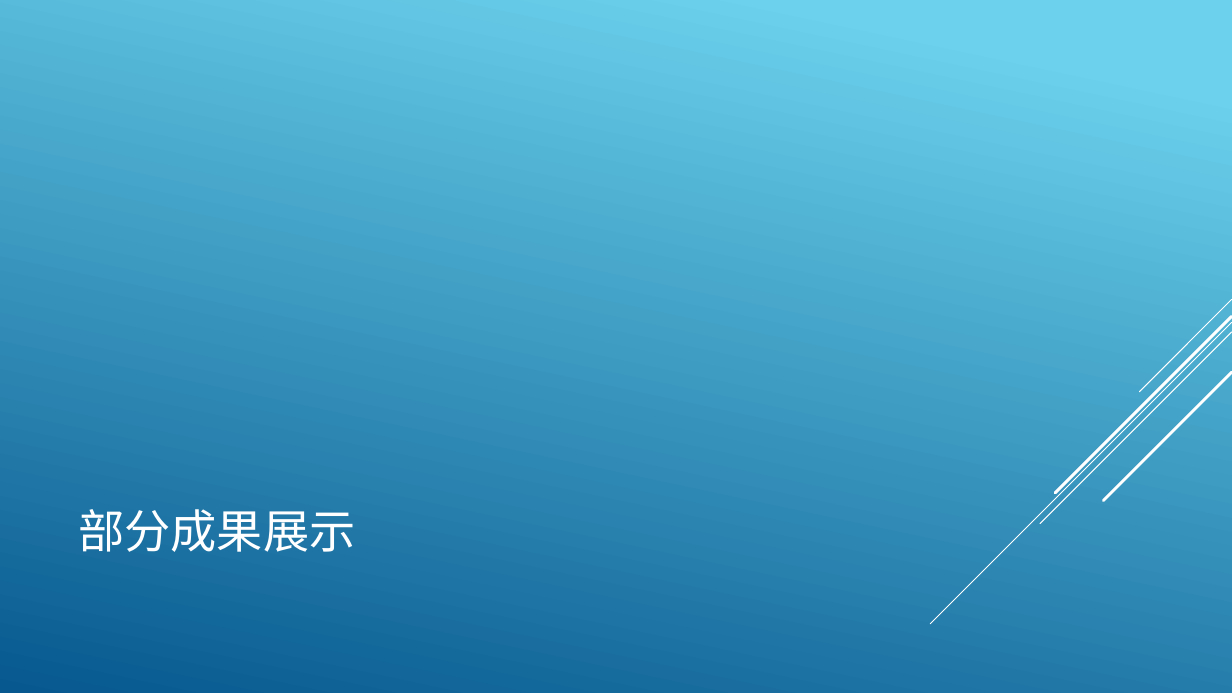
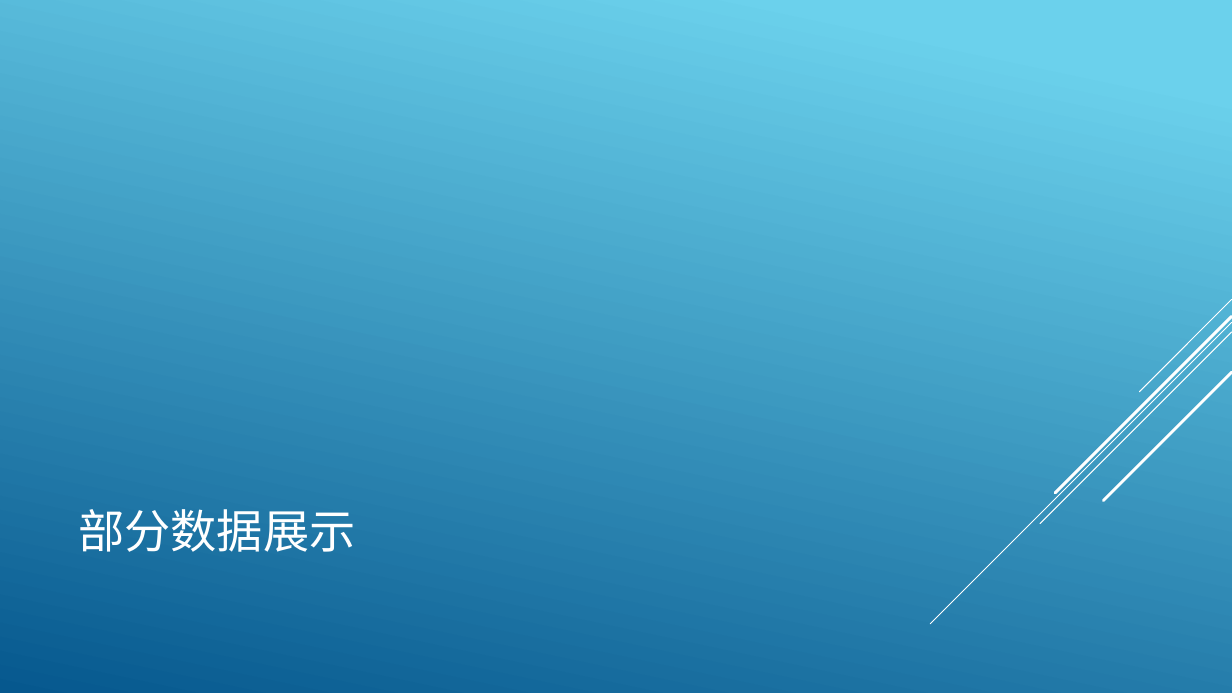
Before and after one commit to charismafight/wangpan, a slide deck: slide 13 of 研发部2018年年度总结.pptx (slide 8 before the commit). Drawn at 1232x693 pixels with LibreOffice and Linux fonts; fonts in the diff are those of the drawing. Boxes give left, top, right and bottom in pixels: in the first picture for what was removed or moved away, otherwise in the second. Text is boxed around its words. In the diff, an @@ line names an element or a change of style, - is before the commit and + after.

```diff
--- a/研发部2018年年度总结.pptx
+++ b/研发部2018年年度总结.pptx
@@ title at (78, 509, 355, 552): text changed @@
-部分成果展示
+部分数据展示
```
Also in this commit, not shown: 1 other slide changed, 6 slides added, 1 slide removed.
